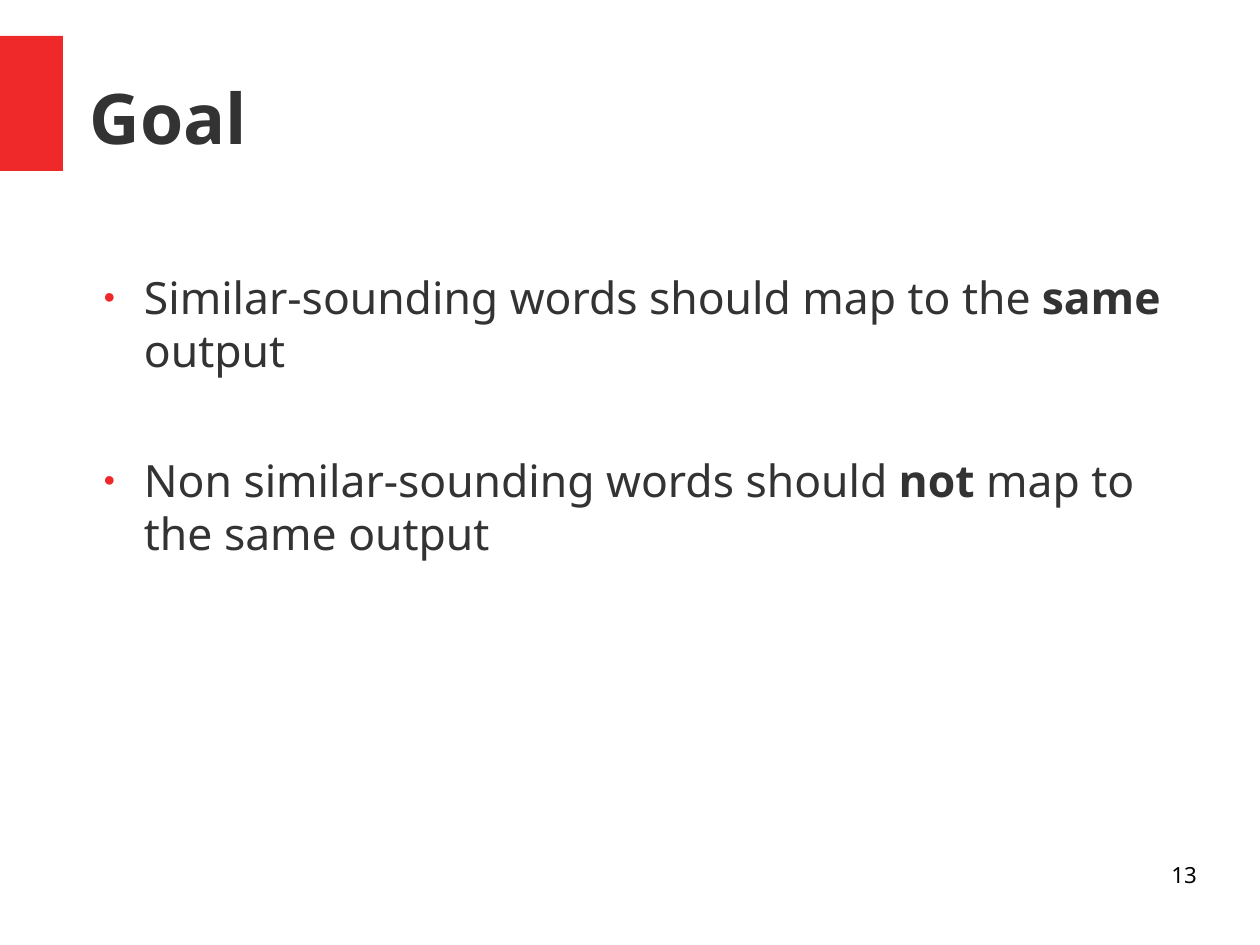
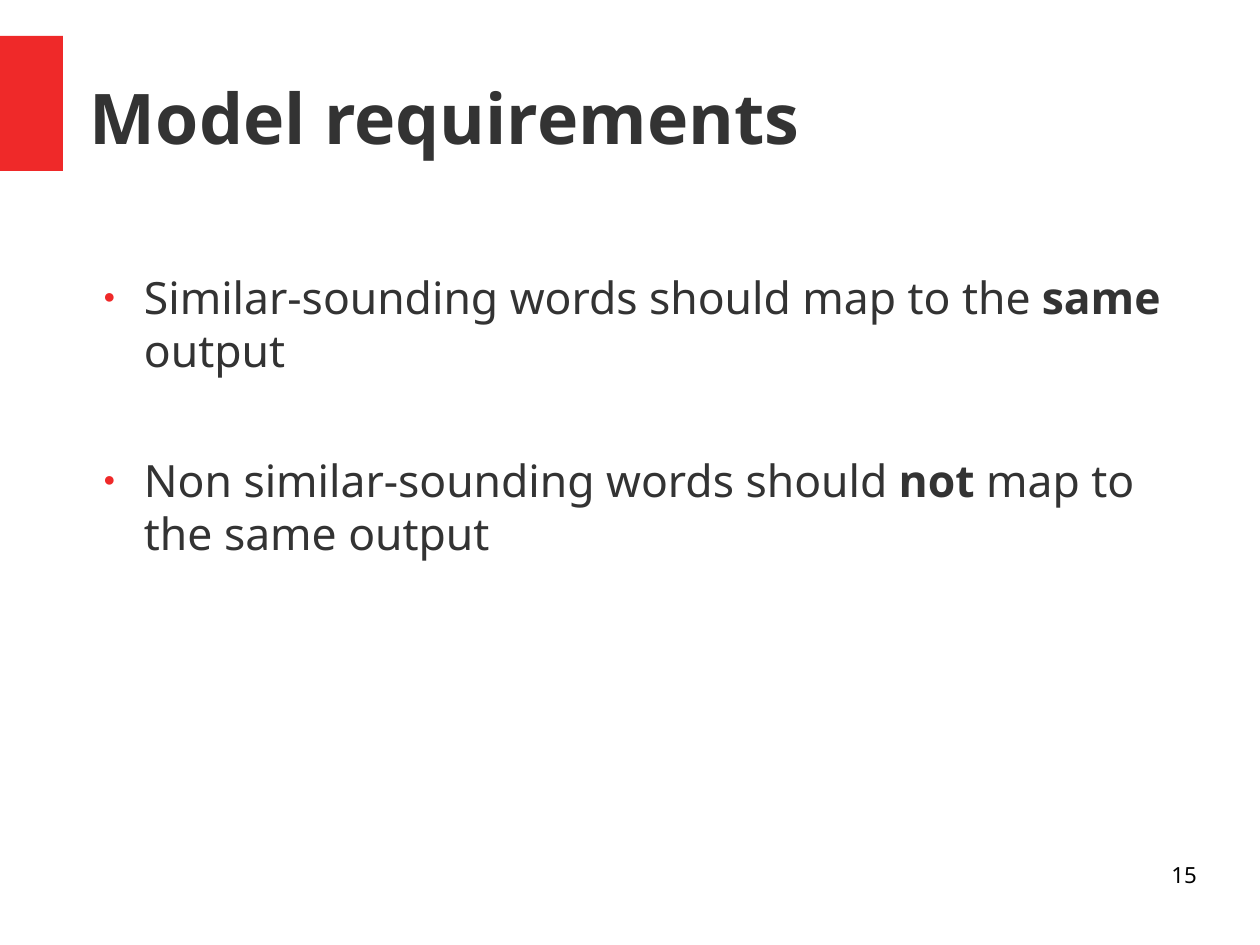
Before and after one commit to JasperHG90/Phonorm, a slide deck: slide 15 of docs/phonorm.odp (slide 13 before the commit). Drawn at 1260x945 pixels with LibreOffice and Linux fonts; fonts in the diff are those of the drawing. Boxes give left, top, right and bottom in pixels: in the first picture for what was removed or moved away, otherwise in the second. Text is boxed around its words. In the diff, an @@ line names an element or a change of style, - is before the commit and + after.

```diff
--- a/docs/phonorm.odp
+++ b/docs/phonorm.odp
@@ title at (90,91,799,161): text changed @@
-Goal
+Model requirements
@@ page number at (1171,867,1196,884): text changed @@
-13
+15
```
Also in this commit, not shown: 6 other slides changed, 3 slides added, 4 slides removed, 1 other file.
